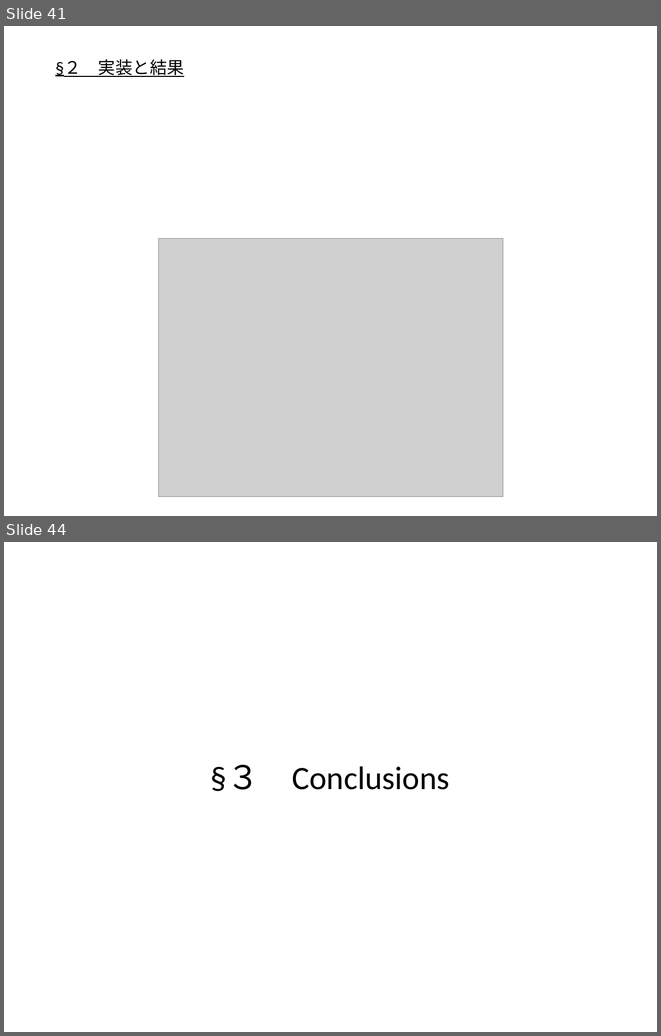
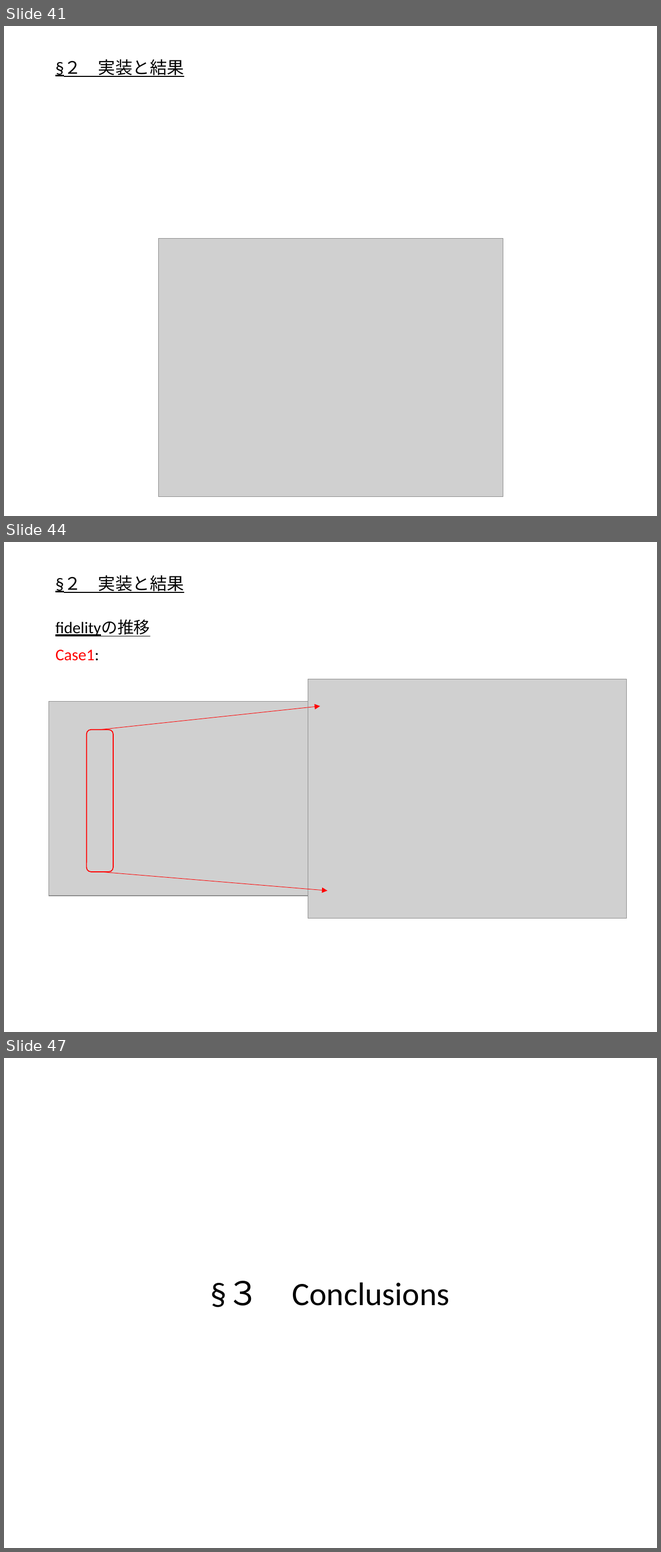
Before and after one commit to outk/graduate_thesis, a slide deck: 量子状態トモグラフィー.pptx. Shown one above the other, each under a label of ours: slides 41 and 44 before the commit, slides 41, 44 and 47 after it; the slides between them are not shown. The pictures are 661x1036 and 661x1552 pixels, drawn with LibreOffice and Linux fonts; fonts in the diff are those of the drawing; grey boxes stand for pictures. Boxes give left, top, right and bottom in pixels: in the first picture for what was removed or moved away, otherwise in the second. Text is boxed around its words. In the diff, an @@ line names an element or a change of style, - is before the commit and + after.

```diff
--- a/量子状態トモグラフィー.pptx
+++ b/量子状態トモグラフィー.pptx
@@ slide 44 added at [4,542,657,1032], background #FFFFFF @@
@@ title added at [49,571,612,597], outline #FFFFFF 0.75 pt, 18.9 pt, text #000000, underline @@
+§２ 実装と結果
@@ text added at [55,619,150,661], 18 pt, text #000000, underline @@
+fidelityの推移
+Case1:
@@ picture added at [308,679,627,918] @@
@@ picture added at [49,702,308,896] @@
@@ arrow added from (100, 730) to (320, 706), #FF0000 0.5 pt @@
@@ rounded rectangle added at [86,730,113,872], outline #FF0000 1 pt @@
@@ arrow added from (100, 872) to (327, 891), #FF0000 0.5 pt @@
@@ what was slide 44 is now slide 47 @@
```
Also in this commit, not shown: 4 slides changed, 2 other slides added.
